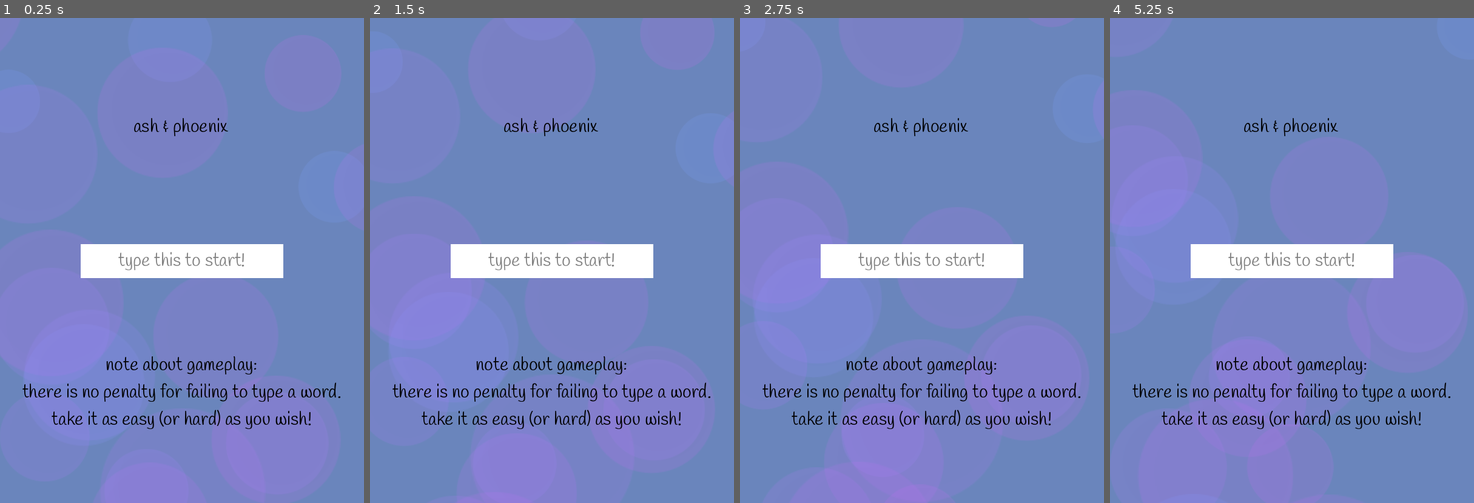
Above: before the commit, frames 1-4 (left to right).
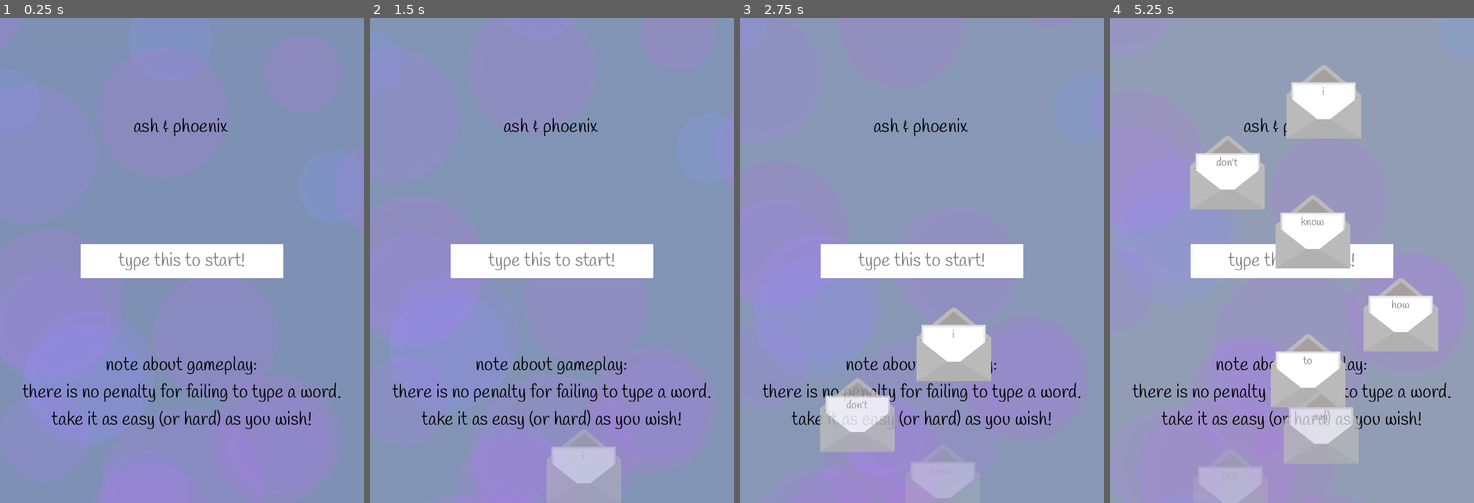
Above: after the commit, the same moments.

Repository: HoneyPony/ash-and-phoenix
Game: Godot game, scene res://game.tscn
The game is run twice, just before and just after one commit, with the same random seed, the same clock (stepped at 60 frames per second) and the same inputs.
Inputs:
- Up to frame 1 (0.25 s): no input
- Up to frame 2 (1.5 s): tap Enter at 0.5 s
- Up to frame 3 (2.75 s): no input
- Up to frame 4 (5.25 s): no input

The runs differ from the first frame. In frame 2, 2.7% of the frame differs, in the area x 0-100%, y 0-100%; in frame 3, 57%; in frame 4, 90%.

Commit message:
work on design for end sequence

Diff:
--- a/game.tscn
+++ b/game.tscn
@@ -6,6 +6,7 @@
 [ext_resource type="Script" path="res://volume_slider.gd" id="3_t42d7"]
 [ext_resource type="PackedScene" uid="uid://pm2xutwkbpfq" path="res://letter/entry_button.tscn" id="5_7fm3c"]
 [ext_resource type="AudioStream" uid="uid://c221thk1nhi1c" path="res://music/music_loop.ogg" id="6_xxj5t"]
+[ext_resource type="AudioStream" uid="uid://dth1kpbj6m26p" path="res://music/chaos.ogg" id="7_4yg37"]
 
 [sub_resource type="Curve" id="Curve_sw2kn"]
 _data = [Vector2(0, 0), 0.0, 4.86316, 0, 0, Vector2(0.112554, 1), 0.0, 0.0, 0, 0, Vector2(1, 0.363636), -1.47, 0.0, 0, 0]
@@ -33,6 +34,99 @@
 hue_variation_min = -0.02
 hue_variation_max = 0.03
 
+[sub_resource type="Animation" id="Animation_ajdpc"]
+resource_name = "TimePass"
+length = 16.0
+tracks/0/type = "value"
+tracks/0/imported = false
+tracks/0/enabled = true
+tracks/0/path = NodePath("BGSrc:color")
+tracks/0/interp = 1
+tracks/0/loop_wrap = true
+tracks/0/keys = {
+"times": PackedFloat32Array(0, 5.3, 10.9, 16),
+"transitions": PackedFloat32Array(1, 1, 1, 1),
+"update": 0,
+"values": [Color(0.415686, 0.521569, 0.737255, 1), Color(0.564706, 0.705882, 1, 1), Color(0.509804, 0.403922, 0.85098, 1), Color(0.490196, 0.564706, 0.709804, 1)]
+}
+
+[sub_resource type="Animation" id="Animation_g46wk"]
+length = 0.001
+tracks/0/type = "value"
+tracks/0/imported = false
+tracks/0/enabled = true
+tracks/0/path = NodePath("BGSrc:color")
+tracks/0/interp = 1
+tracks/0/loop_wrap = true
+tracks/0/keys = {
+"times": PackedFloat32Array(0),
+"transitions": PackedFloat32Array(1),
+"update": 0,
+"values": [Color(0.415686, 0.521569, 0.737255, 1)]
+}
+tracks/1/type = "value"
+tracks/1/imported = false
+tracks/1/enabled = true
+tracks/1/path = NodePath("Music:volume_db")
+tracks/1/interp = 1
+tracks/1/loop_wrap = true
+tracks/1/keys = {
+"times": PackedFloat32Array(0),
+"transitions": PackedFloat32Array(1),
+"update": 0,
+"values": [0.0]
+}
+
+[sub_resource type="Animation" id="Animation_5lb4t"]
+resource_name = "Chaos"
+length = 40.0
+tracks/0/type = "value"
+tracks/0/imported = false
+tracks/0/enabled = true
+tracks/0/path = NodePath("BGSrc:color")
+tracks/0/interp = 1
+tracks/0/loop_wrap = true
+tracks/0/keys = {
+"times": PackedFloat32Array(0, 9, 21.7, 34.6),
+"transitions": PackedFloat32Array(1, 1, 1, 1),
+"update": 0,
+"values": [Color(0.490196, 0.564706, 0.709804, 1), Color(0.623529, 0.654902, 0.709804, 1), Color(0.623529, 0.654902, 0.709804, 1), Color(0.239216, 0.360784, 0.611765, 1)]
+}
+tracks/1/type = "audio"
+tracks/1/imported = false
+tracks/1/enabled = true
+tracks/1/path = NodePath("ChaosMusic")
+tracks/1/interp = 1
+tracks/1/loop_wrap = true
+tracks/1/keys = {
+"clips": [{
+"end_offset": 0.0,
+"start_offset": 0.0,
+"stream": ExtResource("7_4yg37")
+}],
+"times": PackedFloat32Array(6)
+}
+tracks/1/use_blend = true
+tracks/2/type = "value"
+tracks/2/imported = false
+tracks/2/enabled = true
+tracks/2/path = NodePath("Music:volume_db")
+tracks/2/interp = 1
+tracks/2/loop_wrap = true
+tracks/2/keys = {
+"times": PackedFloat32Array(0, 7.8, 21.9, 34.7),
+"transitions": PackedFloat32Array(1, 1, 1, 1),
+"update": 0,
+"values": [0.0, -18.0, -18.0, -8.0]
+}
+
+[sub_resource type="AnimationLibrary" id="AnimationLibrary_secab"]
+_data = {
+"Chaos": SubResource("Animation_5lb4t"),
+"RESET": SubResource("Animation_g46wk"),
+"TimePass": SubResource("Animation_ajdpc")
+}
+
 [node name="Game" type="Node2D"]
 
 [node name="Camera2D" type="Camera2D" parent="."]
@@ -251,9 +345,26 @@
 take it as easy (or hard) as you wish!"
 horizontal_alignment = 1
 
-[node name="Music" type="AudioStreamPlayer2D" parent="."]
+[node name="Music" type="AudioStreamPlayer" parent="."]
 stream = ExtResource("6_xxj5t")
 autoplay = true
 bus = &"Music"
 
+[node name="ChaosMusic" type="AudioStreamPlayer" parent="."]
+volume_db = -6.0
+bus = &"Music"
+
+[node name="BGSrc" type="ColorRect" parent="."]
+visible = false
+offset_left = 829.0
+offset_top = -200.0
+offset_right = 1046.0
+offset_bottom = -26.0
+color = Color(0.415686, 0.521569, 0.737255, 1)
+
+[node name="AnimationPlayer" type="AnimationPlayer" parent="."]
+libraries = {
+"": SubResource("AnimationLibrary_secab")
+}
+
 [connection signal="pressed" from="Pause/PauseMenu/ResumeButton" to="Pause/PauseMenu" method="_on_resume_button_pressed"]
--- a/global.gd
+++ b/global.gd
@@ -1,6 +1,12 @@
 extends Node
 
 var Letter = preload("res://letter/letter.tscn")
+
+var bg_src = null
+var anim: AnimationPlayer = null
+
+var time_pass_played = false
+var chaos_played = false
 
 # The next inputted string. Once you make N mistakes, the string is reset.
 # Otherwise, we try to match it to existing Letter instances.
@@ -75,7 +81,7 @@
 
 
 # Stores the game data
-var game_data = [
+var game_dataaaa = [
 	WAIT(), # wait for entry button
 
 	CHANGE_ASH(),
@@ -698,7 +704,6 @@
 	WORD("dog!", 0.6, 210),
 	WAIT(),
 
-
 	TIME_PASS(16),
 
 	CHANGE_PHOENIX(),
@@ -751,7 +756,8 @@
 	WORD("she.....", 14.6, 0, 20),
 	WORD("...", 16, 0, 60),
 	WORD("...", 18, 0, 60),
-
+				]
+var game_data = [
 	Chaos.new(),
 
 	WAIT(),
@@ -788,6 +794,9 @@
 	# Setup chaos.. easier to program this way
 	chaos_arr = Array(chaos_src.split(" "))
 
+	bg_src = get_node("/root/Game/BGSrc")
+	anim = get_node("/root/Game/AnimationPlayer")
+
 func _input(event):
 	if event is InputEventKey and event.is_pressed() and not event.is_echo():
 		var key_event = event as InputEventKey
@@ -802,6 +811,10 @@
 	var next_entry = game_data[game_data_index]
 
 	if is_instance_of(next_entry, Chaos):
+		if not chaos_played:
+			anim.play("Chaos")
+			chaos_played = true
+
 		# randomly spawn these things very very quickly
 		if timer > randf_range(max(0.016666, chaos_rate), max(0.2, chaos_rate)):
 			chaos_rate = max(chaos_rate - 0.04, 0)
@@ -858,6 +871,9 @@
 			game_data_index += 1
 		return ready
 	elif is_instance_of(next_entry, TimePassFX):
+		if not time_pass_played:
+			anim.play("TimePass")
+			time_pass_played = true
 		# TODO: Sound effect...?
 		if next_entry.length <= timer:
 			game_data_index += 1
@@ -886,6 +902,8 @@
 		pass
 
 func _process(delta):
+	RenderingServer.set_default_clear_color(bg_src.color)
+
 	check_game_data(delta)
 
 	# Can't do anything with no text input
Not shown: 1 places in game.tscn that only renumber resources
Not shown, added: music/chaos.ogg.import
Not shown, added: music/chaos.ogg
Not shown, added: music/chaos.rpp
Not shown, added: music/chaos.rpp-bak
